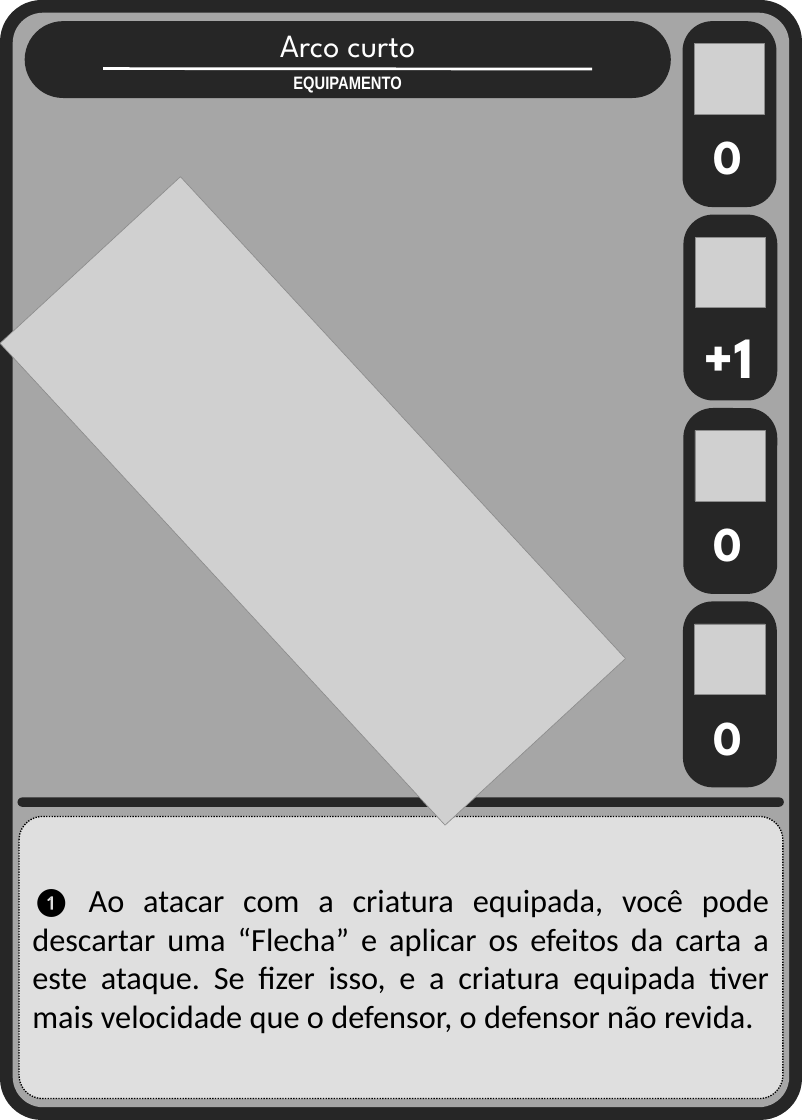
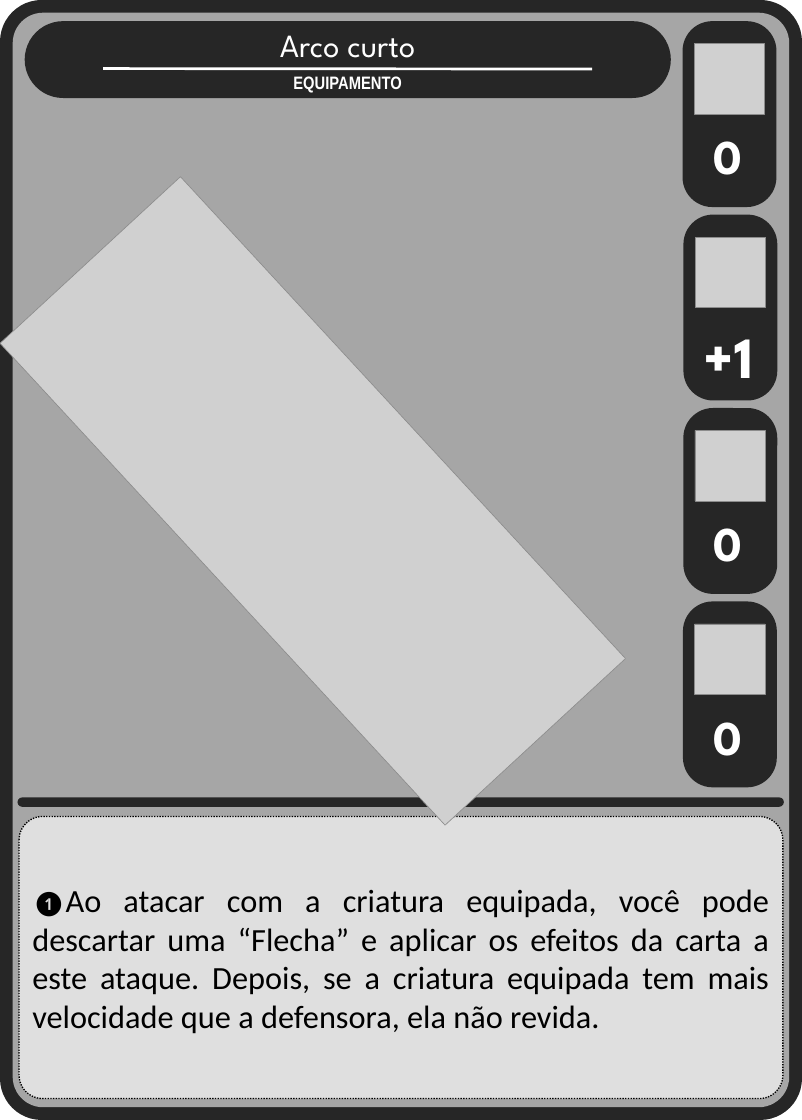
Before and after one commit to Aleyxom/Minimalist-Card-Game, a slide deck: slide 3 of slides tipos cartas/equipamentos.pptx. Drawn at 802x1120 pixels with LibreOffice and Linux fonts; fonts in the diff are those of the drawing; grey boxes stand for pictures. Boxes give left, top, right and bottom in pixels: in the first picture for what was removed or moved away, otherwise in the second. Text is boxed around its words. In the diff, an @@ line names an element or a change of style, - is before the commit and + after.

Commit message:
corrigindo alguns efeitos e tentando padronizar alguns textos

```diff
--- a/slides tipos cartas/equipamentos.pptx
+++ b/slides tipos cartas/equipamentos.pptx
@@ text in rounded rectangle at [32,889,769,1034]: text changed @@
-❶ Ao atacar com a criatura equipada, você pode descartar uma “Flecha” e aplicar os efeitos da carta a este ataque. Se fizer isso, e a criatura equipada tiver mais velocidade que o defensor, o defensor não revida.
+❶Ao atacar com a criatura equipada, você pode descartar uma “Flecha” e aplicar os efeitos da carta a este ataque. Depois, se a criatura equipada tem mais velocidade que a defensora, ela não revida.
```
Also in this commit, not shown: 7 other slides changed, 5 other files.
